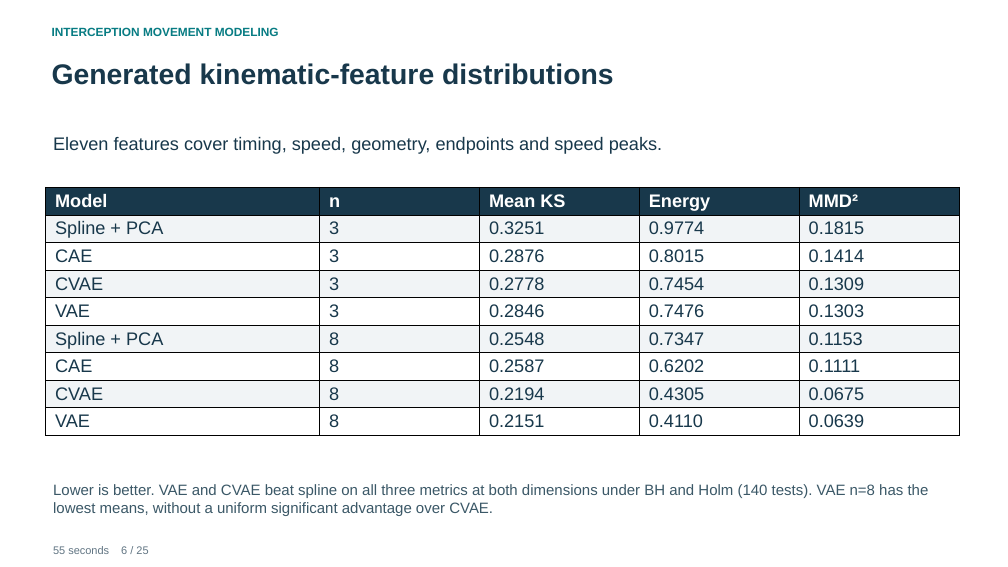
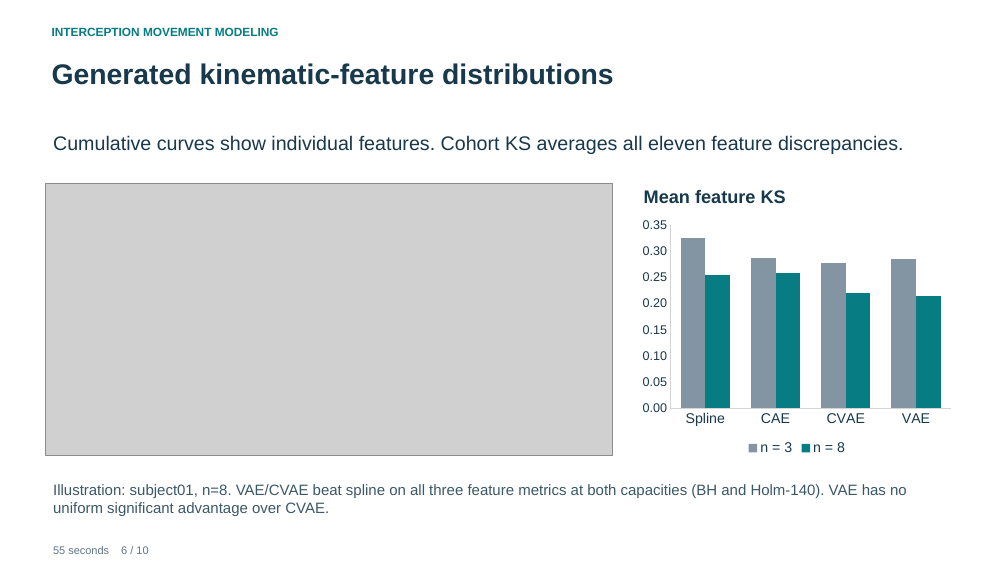
Before and after one commit to pazflashner/interception-movements-dl, a slide deck: slide 6 of production/Interception_Movements_Course_Presentation.pptx. Drawn at 1008x567 pixels with LibreOffice and Linux fonts; fonts in the diff are those of the drawing; grey boxes stand for pictures. Boxes give left, top, right and bottom in pixels: in the first picture for what was removed or moved away, otherwise in the second. Text is boxed around its words. In the diff, an @@ line names an element or a change of style, - is before the commit and + after.

```diff
--- a/production/Interception_Movements_Course_Presentation.pptx
+++ b/production/Interception_Movements_Course_Presentation.pptx
@@ text at (53, 135, 904, 154): text changed; size 17.2 to 18.8 pt @@
-Eleven features cover timing, speed, geometry, endpoints and speed peaks.
+Cumulative curves show individual features. Cohort KS averages all eleven feature discrepancies.
@@ table removed at (45, 188, 957, 436), 9 rows, 5 columns @@
-Model | n | Mean KS | Energy | MMD²
-Spline + PCA | 3 | 0.3251 | 0.9774 | 0.1815
-CAE | 3 | 0.2876 | 0.8015 | 0.1414
-CVAE | 3 | 0.2778 | 0.7454 | 0.1309
-VAE | 3 | 0.2846 | 0.7476 | 0.1303
-Spline + PCA | 8 | 0.2548 | 0.7347 | 0.1153
-CAE | 8 | 0.2587 | 0.6202 | 0.1111
-CVAE | 8 | 0.2194 | 0.4305 | 0.0675
-VAE | 8 | 0.2151 | 0.4110 | 0.0639
@@ picture added at (45, 184, 613, 456) @@
@@ text added at (644, 190, 786, 203), 17.2 pt, text #18384B, bold @@
+Mean feature KS
@@ column chart added at (637, 213, 958, 459) @@
+categories: Spline, CAE, CVAE, VAE
+n = 3: 0.33, 0.29, 0.28, 0.28
+n = 8: 0.25, 0.26, 0.22, 0.22
@@ text at (53, 484, 907, 516): text changed @@
-Lower is better. VAE and CVAE beat spline on all three metrics at both dimensions under BH and Holm (140 tests). VAE n=8 has the lowest means, without a uniform significant advantage over CVAE.
+Illustration: subject01, n=8. VAE/CVAE beat spline on all three feature metrics at both capacities (BH and Holm-140). VAE has no uniform significant advantage over CVAE.
@@ text at (53, 546, 148, 554): text changed @@
-55 seconds 6 / 25
+55 seconds 6 / 10
```
Also in this commit, not shown: 7 other slides changed, 2 slides added, 17 slides removed, 47 other files.
